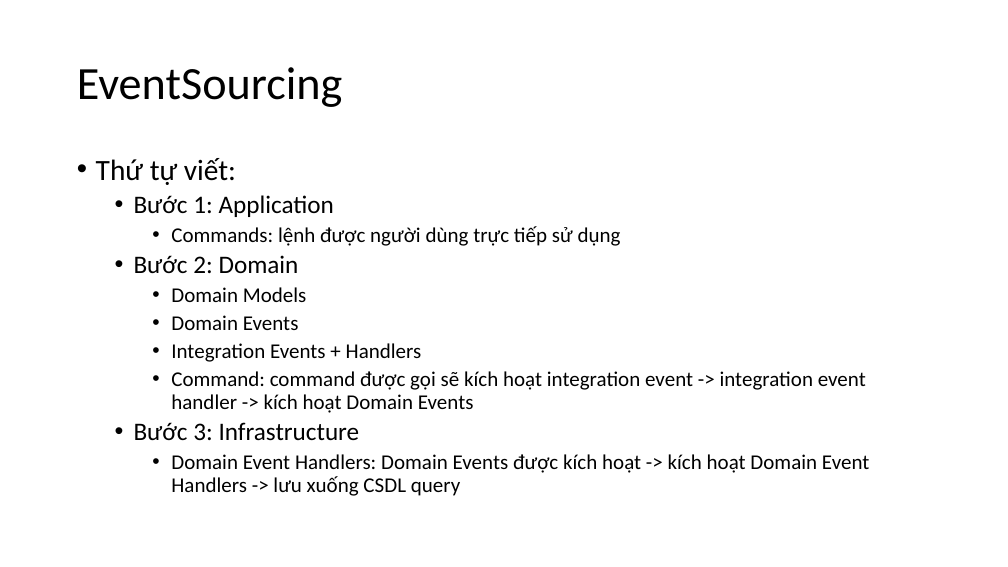
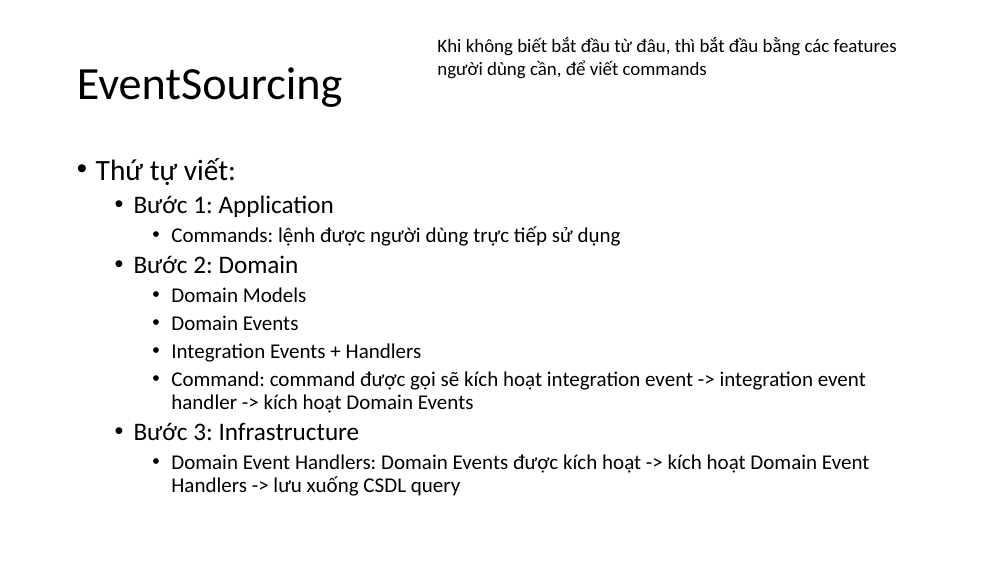
Before and after one commit to vuminhquang/FastProductionCoreBankingSample, a slide deck: slide 6 of docs/Fast Production Core Banking.pptx. Drawn at 1008x567 pixels with LibreOffice and Linux fonts; fonts in the diff are those of the drawing. Boxes give left, top, right and bottom in pixels: in the first picture for what was removed or moved away, otherwise in the second. Text is boxed around its words. In the diff, an @@ line names an element or a change of style, - is before the commit and + after.

```diff
--- a/docs/Fast Production Core Banking.pptx
+++ b/docs/Fast Production Core Banking.pptx
@@ text added at (437,37,897,79), 18 pt, text #000000 @@
+Khi không biết bắt đầu từ đâu, thì bắt đầu bằng các features người dùng cần, để viết commands
```
Also in this commit, not shown: 21 other files.
